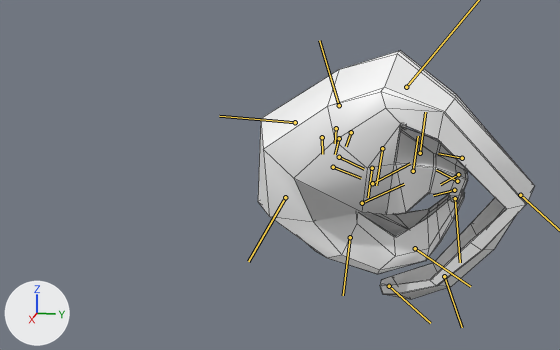
One commit to the FBX model 3D/Pangolin/P_Jump.fbx: the scene before it, then after it.
Camera for both pictures: a camera (50 mm lens) standing at (0.1294, -0.0148, 0.0501) and looking at (0.0063, -0.0395, 0.0194). Lighting does not change. The marker at lower left points along +X, +Y and +Z. Both versions are drawn at the pose saved in each file; the numbers are the values there. The bones that bend it are drawn over the model as lines. Mesh edges are drawn as thin lines.
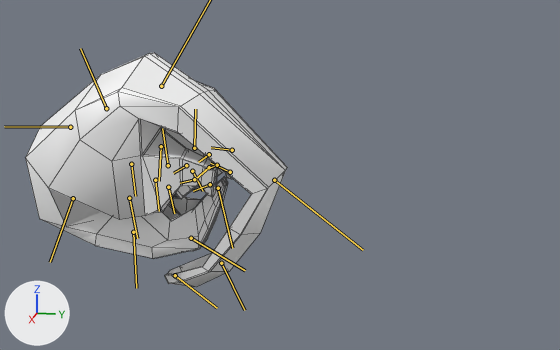
Where the change shows, as pixel boxes (x1, y1, x2, y2) in the pictures (560 x 350 px):
'pCube1', posed (6% shorter): before (258, 50, 535, 300); after (26, 53, 287, 287)
bone 'joint1', root to tip: before (339, 105) to (319, 40); after (106, 108) to (80, 48)
bone 'joint6', root to tip: before (382, 148) to (376, 185); after (161, 146) to (159, 181)
bone 'joint10', root to tip: before (372, 168) to (368, 197); after (131, 164) to (135, 196)
bone 'joint19', root to tip: before (372, 183) to (410, 163); after (155, 180) to (159, 211)
bone 'joint20', root to tip: before (339, 157) to (364, 169); after (192, 171) to (203, 191)
bone 'joint23', root to tip: before (362, 203) to (404, 184); after (129, 198) to (137, 238)
bone 'joint24', root to tip: before (333, 167) to (361, 178); after (168, 187) to (174, 213)

Edits to the bpy script that builds the scene:
```text
Change bone_joint1:
    where bone_joint1 = bpy.data.objects['Armature'].pose.bones['joint1']
    bone_joint1.location: (-4.02, -0.63, 0.0) -> (-7.72, -2.13, 0.0)
    bone_joint1.rotation_quaternion: (0.947, 0.024, -0.032, 0.318) -> (0.935, 0.024, -0.033, 0.352)  # degrees (1, -4, 37) -> degrees (1, -4, 41)
Change bone_joint6:
    where bone_joint6 = bpy.data.objects['Armature'].pose.bones['joint6']  # child of 'joint1'
    bone_joint6.rotation_quaternion: (0.74, -0.104, 0.08, -0.66) -> (0.747, -0.08, 0.04, -0.659)  # degrees (-15, -1, -83) -> degrees (-10, -3, -83)
Change bone_joint10:
    where bone_joint10 = bpy.data.objects['Armature'].pose.bones['joint10']  # child of 'joint1'
    bone_joint10.rotation_quaternion: (0.735, 0.109, -0.196, -0.64) -> (0.748, 0.068, -0.127, -0.648)  # degrees (25, -8, -84) -> degrees (15, -6, -83)
Change bone_joint19:
    where bone_joint19 = bpy.data.objects['Armature'].pose.bones['joint19']  # child of 'joint15'
    bone_joint19.rotation_quaternion: (0.058, -0.876, -0.478, -0.004) -> (0.191, -0.787, 0.587, -0.013)  # degrees (-174, -4, 57) -> degrees (-161, 12, -71)
Change bone_joint20:
    where bone_joint20 = bpy.data.objects['Armature'].pose.bones['joint20']  # child of 'joint19'
    bone_joint20.rotation_quaternion: (0.882, 0.0, -0.002, 0.472) -> (0.985, 0.001, 0.001, -0.175)  # degrees (0, 0, 56) -> degrees (0, 0, -20)
Change bone_joint23:
    where bone_joint23 = bpy.data.objects['Armature'].pose.bones['joint23']  # child of 'joint15'
    bone_joint23.rotation_quaternion: (0.036, -0.859, -0.51, 0.008) -> (0.03, -0.888, 0.458, 0.027)  # degrees (-176, -1, 61) -> degrees (-178, 4, -54)
Change bone_joint24:
    where bone_joint24 = bpy.data.objects['Armature'].pose.bones['joint24']  # child of 'joint23'
    bone_joint24.rotation_quaternion: (0.962, 0.0, 0.0, 0.272) -> (0.986, 0.0, 0.0, -0.164)  # degrees (0, 0, 32) -> degrees (0, 0, -19)
```
